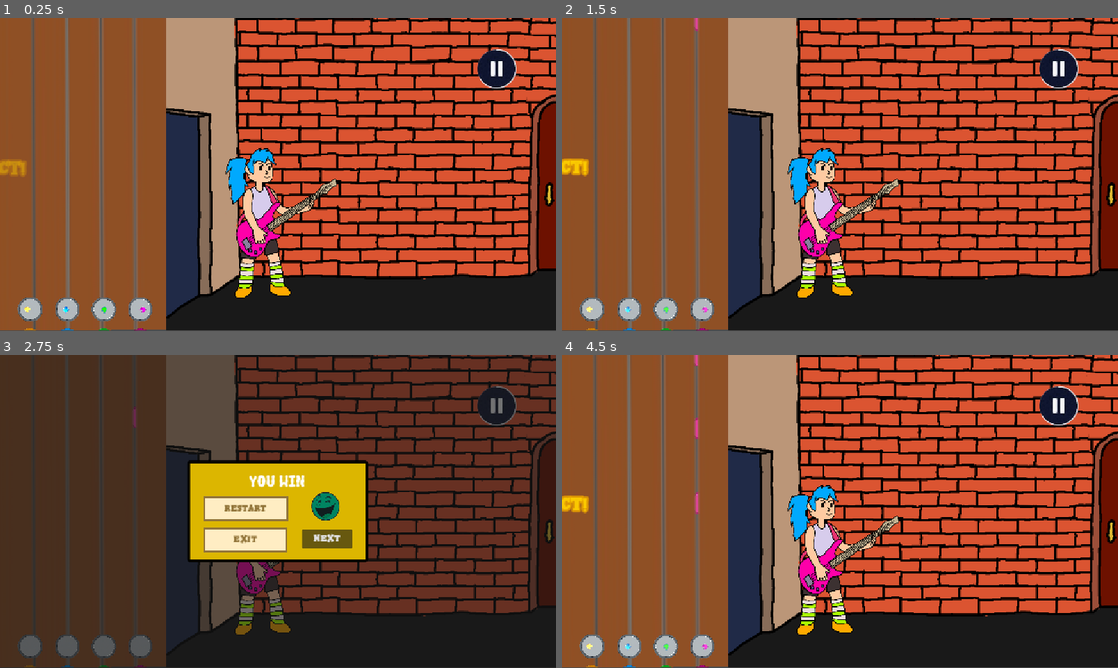
Above: before the commit, frames 1-4 (two rows, left to right).
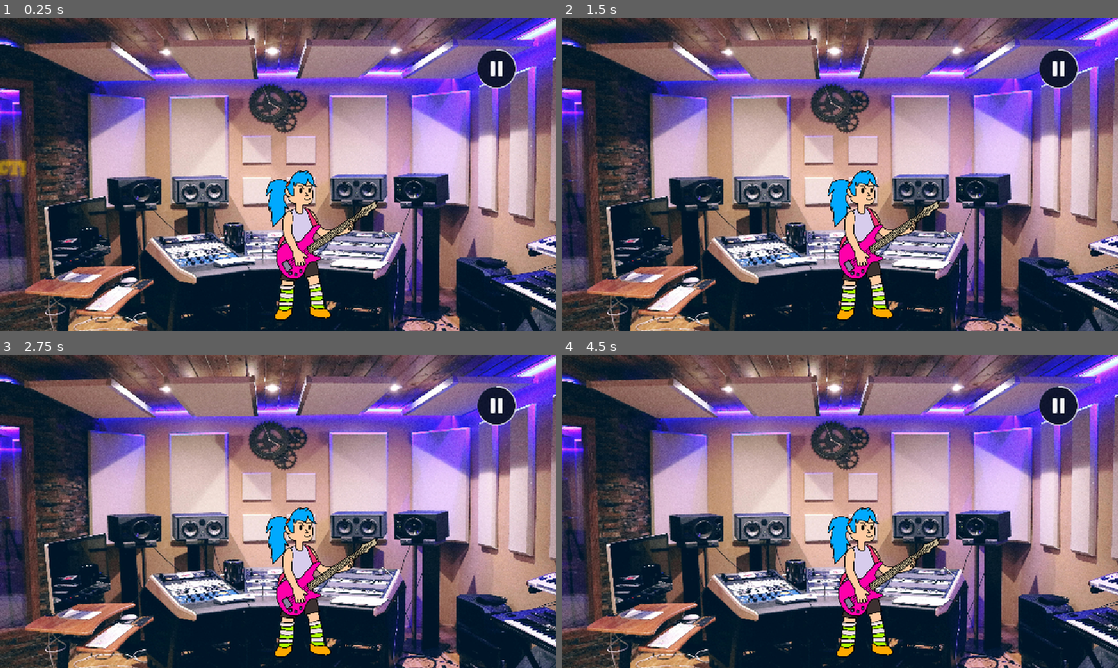
Above: after the commit, the same moments.

Repository: sofiamatosg/Wave-of-Mutilation
Game: Godot game, scene res://levels/game_leve2l.tscn
Same seed, same stepped clock (60 frames per second), same inputs: the game is played once before the commit and once after it. Before the commit the project starts from res://levels/game_level.tscn.
Inputs (mouse positions are in pixels of both pictures, inside the frame that each line leads up to):
- Up to frame 1 (0.25 s): no input
- Up to frame 2 (1.5 s): tap Enter at 0.5 s; move the mouse to (962, 158) at 0.52 s; hold F (button_right) 0.53-1.25 s; click (806, 171) at 1.25 s, where only the run before the commit has a clickable "Restart"
- Up to frame 3 (2.75 s): move the mouse to (166, 527) at 2.02 s; hold S (button_down) from 2.03 s (still down)
- Up to frame 4 (4.5 s): release S (button_down) at 2.75 s; click (806, 508) at 2.75 s, where only the run before the commit has a clickable "Restart"; move the mouse to (895, 442) at 3.52 s; hold F (button_right) 3.53-4.25 s; click (806, 508) at 4.25 s, where only the run before the commit has a clickable "Restart"

The runs differ from the first frame. In frame 1, 97% of the frame differs, in the area x 0-100%, y 0-100%; in frame 2, 97%; in frame 3, 94%; in frame 4, 97%.
Error after the commit: Parse Error: Identifier "Yellow" not declared in the current scope. (res://objects/enemy_key.gd:9)

Commit message:
Whole song,lvl 2

Diff:
--- a/level_editor.gd
+++ b/level_editor.gd
@@ -7,10 +7,10 @@
 var level_info = {
 	"Intro" = {
 		"fk_times": "
-		[[5, 7.7, 10.3, 12.8, 15.2, 24.6, 25, 27.1, 29.1, 31.5, 34 …(80 unchanged characters)… .8, 40, 40.2, 46.3, 47.3, 48.3, 49.3, 50],
-		[5.1, 6.1, 6.6, 7.6, 8.2, 8.8, 9.4, 10.2, 10.8, 11.4, 11.9 …(188 unchanged characters)… 44.9, 45.4, 46.2, 47.2, 48.2, 49.2, 50.1],
-		[5.2, 6.2, 6.7, 7.5, 8.3, 8.9, 9.5, 10.1, 10.9, 11.5, 12,  …(208 unchanged characters)… , 44.6, 45, 45.5, 46.1, 47.1, 48.1, 50.2],
-		[1,7.4, 10, 12.5, 14.9, 26.8, 29.4, 31.8, 34.1, 34.7, 38.9, 43.5, 46, 47, 48, 49, 50.3]]"
+		[[5, 7.7, 10.3, 12.8, 15.2, 24.6, 25, 27.1, 29.1, 31.5, 34 …(80 unchanged characters)… .8, 40, 40.2, 46.3, 47.3, 48.3, 49.3, 50, 51, 52, 55.8, 61.6, 63.3, 65.2, 66.7, 69.2, 74.8, 74.9, 75, 75.1, 75.2 , 76.7, 76.8, 76.9, 77, 78.4, 78.5, 78.6, 78.7, 78.8],
+		[5.1, 6.1, 6.6, 7.6, 8.2, 8.8, 9.4, 10.2, 10.8, 11.4, 11.9 …(188 unchanged characters)… 44.9, 45.4, 46.2, 47.2, 48.2, 49.2, 50.1, 51.1, 52.1, 54, 54.4, 54.9, 55.7, 56.3, 56.8, 57.3, 57.9, 58.7, 59.1, 59.4, 59.9, 60.4, 60.9, 61.5, 62.6, 63.3, 63.8, 64.3, 65.1, 65.7, 66.1, 66.8, 67.5, 67.9, 68.3, 69.1, 70.2, 70.6, 71, 74.8, 74.9, 75, 75.1, 75.2, 76.6, 76.7, 76.8, 76.9, 77, 78.4, 78.5, 78.6, 78.7, 78.8],
+		[5.2, 6.2, 6.7, 7.5, 8.3, 8.9, 9.5, 10.1, 10.9, 11.5, 12,  …(208 unchanged characters)… , 44.6, 45, 45.5, 46.1, 47.1, 48.1, 50.2, 51.2, 52.2, 54.1, 54.5, 55, 55.6, 56.4, 56.9, 57.4, 58, 58.6, 58.8, 59, 59.5, 60, 60.5, 61, 61.4, 63.4, 63.9, 64.4, 65, 65.8, 66.2, 66.9, 67.6, 68, 68.4, 69, 70.3, 70.7, 71.1,73.9, 74, 74.1, 74.2, 74.3 , 75.7, 75.8, 75.9, 76, 76.1, 77.5, 77.6, 77.7, 77.8, 77.9],
+		[1,7.4, 10, 12.5, 14.9, 26.8, 29.4, 31.8, 34.1, 34.7, 38.9, 43.5, 46, 47, 48, 49, 50.3, 51.3, 52.3, 55.5, 58.5, 58.9, 61.3, 64.9, 67, 68.9, 71.6, 71.9, 72.8, 73.9, 74, 74.1, 74.2, 74.3, 75.7, 75.8, 75.9, 76, 76.1, 77.5, 77.6, 77.7, 77.8, 77.9]]"
 	}
 }
 # Called when the node enters the scene tree for the first time.
--- /dev/null
+++ b/levels/editor.gd
@@ -0,0 +1,20 @@
+extends Node2D
+
+
+# Called when the node enters the scene tree for the first time.
+
+
+
+# Called every frame. 'delta' is the elapsed time since the previous frame.
+func _process(delta: float) -> void:
+	if Input.is_action_just_pressed("button_left"):
+		Signals.Yellow.emit()
+
+	if Input.is_action_just_pressed("button_down"):
+		Signals.Blue.emit()
+
+	if Input.is_action_just_pressed("button_up"):
+		Signals.Green.emit()
+
+	if Input.is_action_just_pressed("button_right"):
+		Signals.Pink.emit()
--- a/levels/game_leve2l.tscn
+++ b/levels/game_leve2l.tscn
@@ -1,12 +1,8 @@
-[gd_scene load_steps=13 format=3 uid="uid://rsx4v88h002y"]
+[gd_scene load_steps=9 format=3 uid="uid://rsx4v88h002y"]
 
 [ext_resource type="Texture2D" uid="uid://dnes8ylorxme" path="res://art/pexels-pixabay-164938.jpg" id="1_uprbx"]
-[ext_resource type="PackedScene" uid="uid://c0c5bk8q4botv" path="res://objects/key_listener.tscn" id="2_rdsv0"]
-[ext_resource type="Texture2D" uid="uid://dyjhtkmrm4ajt" path="res://art/Ícones Coloridos e Simples.png" id="3_whdab"]
-[ext_resource type="PackedScene" uid="uid://bjbdbok88dyfc" path="res://objects/falling_key.tscn" id="4_phv1y"]
-[ext_resource type="PackedScene" uid="uid://cgx2o2xtebrgv" path="res://objects/hold_tail.tscn" id="5_mfgeb"]
 [ext_resource type="PackedScene" uid="uid://my0vyubbvhxn" path="res://levels/game_ui.tscn" id="6_sgaq2"]
-[ext_resource type="PackedScene" uid="uid://dsoxkm5i4lmjp" path="res://level_editor.tscn" id="7_8i1r4"]
+[ext_resource type="Script" uid="uid://t7c75ng0g51e" path="res://levels/editor.gd" id="7_26nwk"]
 [ext_resource type="PackedScene" uid="uid://bn0jgwmv7lc28" path="res://objects/audio_control.tscn" id="8_d163y"]
 [ext_resource type="PackedScene" uid="uid://b3aseihpqe6e3" path="res://objects/player.tscn" id="9_43c8h"]
 [ext_resource type="PackedScene" uid="uid://d2h7qqroxyx8n" path="res://objects/enemy.tscn" id="11_0gegn"]
@@ -25,39 +21,6 @@
 scale = Vector2(0.197804, 0.184487)
 texture = ExtResource("1_uprbx")
 
-[node name="key_listener" parent="." instance=ExtResource("2_rdsv0")]
-position = Vector2(556, -137.375)
-scale = Vector2(0.25, 0.25)
-texture = ExtResource("3_whdab")
-key_name = "button_left"
-
-[node name="key_listener2" parent="." instance=ExtResource("2_rdsv0")]
-position = Vector2(-16, -104)
-scale = Vector2(0.25, 0.25)
-texture = ExtResource("3_whdab")
-frame = 1
-key_name = "button_down"
-
-[node name="key_listener3" parent="." instance=ExtResource("2_rdsv0")]
-position = Vector2(716, -137.375)
-scale = Vector2(0.25, 0.25)
-texture = ExtResource("3_whdab")
-frame = 2
-key_name = "button_up"
-
-[node name="key_listener4" parent="." instance=ExtResource("2_rdsv0")]
-position = Vector2(796, -137.375)
-scale = Vector2(0.25, 0.25)
-texture = ExtResource("3_whdab")
-frame = 3
-key_name = "button_right"
-
-[node name="FallingKey" parent="." instance=ExtResource("4_phv1y")]
-position = Vector2(-120, -350)
-
-[node name="HoldTail" parent="FallingKey" instance=ExtResource("5_mfgeb")]
-scale = Vector2(8, 12.874)
-
 [node name="GameUI" parent="." instance=ExtResource("6_sgaq2")]
 z_index = 1
 offset_left = -603.0
@@ -67,8 +30,6 @@
 
 [node name="WorldEnvironment" type="WorldEnvironment" parent="."]
 environment = SubResource("Environment_d65c1")
-
-[node name="LevelEditor" parent="." instance=ExtResource("7_8i1r4")]
 
 [node name="AudioControl" parent="." instance=ExtResource("8_d163y")]
 
@@ -82,3 +43,6 @@
 script = ExtResource("12_rr06r")
 
 [node name="TileMapLayer" type="TileMapLayer" parent="."]
+
+[node name="Editor" type="Node2D" parent="."]
+script = ExtResource("7_26nwk")
--- a/levels/game_ui.tscn
+++ b/levels/game_ui.tscn
@@ -437,6 +437,7 @@
 texture = ExtResource("13_0xb6s")
 
 [node name="NextButton" type="Button" parent="CanvasLayer/Win/WinPanel"]
+unique_name_in_owner = true
 process_mode = 3
 z_index = 1
 layout_mode = 0
@@ -474,3 +475,4 @@
 [connection signal="pressed" from="CanvasLayer/Lost/LostPanel/ExitButton" to="CanvasLayer/Lost" method="_on_exit_button_pressed"]
 [connection signal="pressed" from="CanvasLayer/Win/WinPanel/RestartButton" to="CanvasLayer/Win" method="_on_restart_button_pressed"]
 [connection signal="pressed" from="CanvasLayer/Win/WinPanel/ExitButton" to="CanvasLayer/Win" method="_on_exit_button_pressed"]
+[connection signal="pressed" from="CanvasLayer/Win/WinPanel/NextButton" to="CanvasLayer/Pause" method="_on_next_button_pressed"]
--- a/levels/pause.gd
+++ b/levels/pause.gd
@@ -8,6 +8,7 @@
 @onready var music_slider: HSlider = %MusicSlider
 @onready var sfx_symbol: Sprite2D = %SFXSymbol
 @onready var sfx_slider: HSlider = %SFXSlider
+@onready var next_button: Button = %NextButton
 
 
 
@@ -70,4 +71,6 @@
 
 
 func _on_next_button_pressed() -> void:
-	pass # Replace with function body.
+	print("AAAAAAAAAAAAA")
+	get_tree().paused = false
+	get_tree().change_scene_to_file("res://levels/game_leve2l.tscn")
--- a/objects/audio_control.gd
+++ b/objects/audio_control.gd
@@ -4,14 +4,20 @@
 # Called when the node enters the scene tree for the first time.
 func _ready() -> void:
 	await get_tree().create_timer(0.5).timeout
-
-	$Drive.play()
+	if get_tree().current_scene.name == "GameLevel":
+		$Drive.play()
+	elif get_tree().current_scene.name == "GameLevel2":
+		pass
 	Signals.Lost.connect(Lost)
 	Signals.ResetCombo.connect(ResetCombo)
 	Signals.Win.connect(Win)
 	Signals.Ocean.connect(Ocean)
 	$Drive.finished.connect(_on_drive_finished)
 
+	Signals.Yellow.connect(Yellow)
+	Signals.Blue.connect(Blue)
+	Signals.Green.connect(Green)
+	Signals.Pink.connect(Pink)
 func Lost():
 	$Lose.play()
 
@@ -26,3 +32,11 @@
 func Ocean():
 	$Ocean.play()
 	print("=11=11")
+func Yellow():
+	$Yellow.play()
+func Blue():
+	$Blue.play()
+func Green():
+	$Green.play()
+func Pink():
+	$Pink.play()
--- a/objects/audio_control.tscn
+++ b/objects/audio_control.tscn
@@ -1,19 +1,23 @@
-[gd_scene load_steps=9 format=3 uid="uid://bn0jgwmv7lc28"]
+[gd_scene load_steps=13 format=3 uid="uid://bn0jgwmv7lc28"]
 
-[ext_resource type="AudioStream" uid="uid://th3x2p7em84s" path="res://music/Drive.wav" id="1_8j1b0"]
 [ext_resource type="Script" uid="uid://bvuh81csvgfop" path="res://objects/audio_control.gd" id="1_jnm6s"]
+[ext_resource type="AudioStream" uid="uid://cqkbv554b3bxp" path="res://music/audiocleaner_20250720_165250_Pulse Drive (1)_other.wav" id="2_cl1jj"]
 [ext_resource type="Script" uid="uid://c77slq78rlm2f" path="res://objects/drive.gd" id="2_jnm6s"]
 [ext_resource type="AudioStream" uid="uid://by5hjuie2ooen" path="res://music/losing-horn-313723.mp3" id="4_qb6e3"]
 [ext_resource type="AudioStream" uid="uid://cf846p0whvg5n" path="res://music/ocean-wave-slowly-236010.mp3" id="5_rhtlh"]
 [ext_resource type="AudioStream" uid="uid://ca1xu7ctdb75a" path="res://music/punk-rock-guitar-loop-278767.mp3" id="6_dto0i"]
 [ext_resource type="AudioStream" uid="uid://bqc5shd7jbf0x" path="res://music/you-win-sequence-2-183949.mp3" id="7_lchdt"]
 [ext_resource type="AudioStream" uid="uid://bmet6bykwqjvj" path="res://music/wood-block-105066.mp3" id="7_rhtlh"]
+[ext_resource type="AudioStream" uid="uid://7sahtmpcf0q8" path="res://music/yellow.wav" id="9_cl1jj"]
+[ext_resource type="AudioStream" uid="uid://2kj27337x0q" path="res://music/blue.wav" id="10_whcaw"]
+[ext_resource type="AudioStream" uid="uid://iswslkbq4old" path="res://music/green.wav" id="11_1hgu5"]
+[ext_resource type="AudioStream" uid="uid://c8sr5ki73a23q" path="res://music/pink.wav" id="12_n3467"]
 
 [node name="AudioControl" type="Node"]
 script = ExtResource("1_jnm6s")
 
 [node name="Drive" type="AudioStreamPlayer" parent="."]
-stream = ExtResource("1_8j1b0")
+stream = ExtResource("2_cl1jj")
 bus = &"Music"
 script = ExtResource("2_jnm6s")
 
@@ -33,3 +37,15 @@
 
 [node name="Win" type="AudioStreamPlayer" parent="."]
 stream = ExtResource("7_lchdt")
+
+[node name="Yellow" type="AudioStreamPlayer" parent="."]
+stream = ExtResource("9_cl1jj")
+
+[node name="Blue" type="AudioStreamPlayer" parent="."]
+stream = ExtResource("10_whcaw")
+
+[node name="Green" type="AudioStreamPlayer" parent="."]
+stream = ExtResource("11_1hgu5")
+
+[node name="Pink" type="AudioStreamPlayer" parent="."]
+stream = ExtResource("12_n3467")
--- a/objects/enemy.tscn
+++ b/objects/enemy.tscn
@@ -7,6 +7,9 @@
 [ext_resource type="PackedScene" uid="uid://dlgyxc8y7xann" path="res://objects/enemy_key.tscn" id="5_l24ub"]
 [ext_resource type="Texture2D" uid="uid://dyjhtkmrm4ajt" path="res://art/Ícones Coloridos e Simples.png" id="6_lw0qc"]
 [ext_resource type="Script" uid="uid://deejg6qb6owny" path="res://objects/enemy_key.gd" id="7_migdc"]
+[ext_resource type="Script" uid="uid://t63s8cpo5527" path="res://objects/enemy_key2.gd" id="8_dkbxi"]
+[ext_resource type="Script" uid="uid://bhugnib5p8aj" path="res://objects/enemy_key3.gd" id="9_gusmx"]
+[ext_resource type="Script" uid="uid://gyrho5wy5boo" path="res://objects/enemy_key4.gd" id="10_n7us5"]
 
 [sub_resource type="SpriteFrames" id="SpriteFrames_2ld5k"]
 animations = [{
@@ -151,7 +154,7 @@
 hframes = 4
 vframes = 4
 frame = 4
-script = ExtResource("7_migdc")
+script = ExtResource("8_dkbxi")
 
 [node name="EnemyKey3" parent="HBoxContainer" instance=ExtResource("5_l24ub")]
 z_index = 1
@@ -161,7 +164,7 @@
 hframes = 4
 vframes = 4
 frame = 4
-script = ExtResource("7_migdc")
+script = ExtResource("9_gusmx")
 
 [node name="EnemyKey4" parent="HBoxContainer" instance=ExtResource("5_l24ub")]
 z_index = 1
@@ -171,4 +174,4 @@
 hframes = 4
 vframes = 4
 frame = 4
-script = ExtResource("7_migdc")
+script = ExtResource("10_n7us5")
--- a/objects/enemy_key.gd
+++ b/objects/enemy_key.gd
@@ -1,12 +1,17 @@
 extends Sprite2D
 
 var actual_frame
+var flag
 # Called when the node enters the scene tree for the first time.
 func _ready() -> void:
 	randomize()
 	Signals.Start.connect(Start)
-
-
+	Signals.Yellow.connect(Yellow)
+	Signals.Blue.connect(Blue)
+	Signals.Green.connect(Green)
+	Signals.Yellow.connect(Green)
+func _process(delta):
+	pass
 # Called every frame. 'delta' is the elapsed time since the previous frame.
 func Start():
 	self.frame = randi_range(4,7)
--- /dev/null
+++ b/objects/enemy_key2.gd
@@ -0,0 +1,11 @@
+extends Sprite2D
+
+
+# Called when the node enters the scene tree for the first time.
+func _ready() -> void:
+	pass # Replace with function body.
+
+
+# Called every frame. 'delta' is the elapsed time since the previous frame.
+func _process(delta: float) -> void:
+	pass
--- /dev/null
+++ b/objects/enemy_key3.gd
@@ -0,0 +1,11 @@
+extends Sprite2D
+
+
+# Called when the node enters the scene tree for the first time.
+func _ready() -> void:
+	pass # Replace with function body.
+
+
+# Called every frame. 'delta' is the elapsed time since the previous frame.
+func _process(delta: float) -> void:
+	pass
--- /dev/null
+++ b/objects/enemy_key4.gd
@@ -0,0 +1,11 @@
+extends Sprite2D
+
+
+# Called when the node enters the scene tree for the first time.
+func _ready() -> void:
+	pass # Replace with function body.
+
+
+# Called every frame. 'delta' is the elapsed time since the previous frame.
+func _process(delta: float) -> void:
+	pass
--- a/objects/key_listener.gd
+++ b/objects/key_listener.gd
@@ -25,6 +25,8 @@
 func _ready():
 	$GlowOverlay.frame = frame + 4
 	Signals.CreateFallingKey.connect(CreateFallingKey)
+	await get_tree().create_timer(80).timeout
+	Signals.Win.emit()
 
 func _process(delta):
 	if falling_key_queue.size() > 0:
--- a/objects/signals.gd
+++ b/objects/signals.gd
@@ -11,3 +11,7 @@
 signal DecreaseLife (damage: int)
 signal CreateFallingKey(button_name: String,  hold_duration: float)
 signal Ocean ()
+signal Yellow()
+signal Blue()
+signal Green()
+signal Pink()
--- a/project.godot
+++ b/project.godot
@@ -11,7 +11,7 @@
 [application]
 
 config/name="Wave of Mutilation"
-run/main_scene="uid://dgnua7mp5ugd2"
+run/main_scene="uid://rsx4v88h002y"
 config/features=PackedStringArray("4.4", "GL Compatibility")
 config/icon="res://icon.svg"
 
Not shown, added: levels/editor.gd.uid
Not shown: 1 places in levels/game_level2.tscn that only renumber resources
Not shown, added: music/audiocleaner_20250720_165250_Pulse Drive (1)_other.wav.import
Not shown, added: music/blue.wav.import
Not shown, added: music/green.wav.import
Not shown, added: music/pink.wav.import
Not shown, added: music/yellow.wav.import
Not shown: 1 places in objects/enemy.tscn that only renumber resources
Not shown, added: objects/enemy_key2.gd.uid
Not shown, added: objects/enemy_key3.gd.uid
Not shown, added: objects/enemy_key4.gd.uid
Not shown, added: music/audiocleaner_20250720_165250_Pulse Drive (1)_other.wav
(and 4 more such lines)
